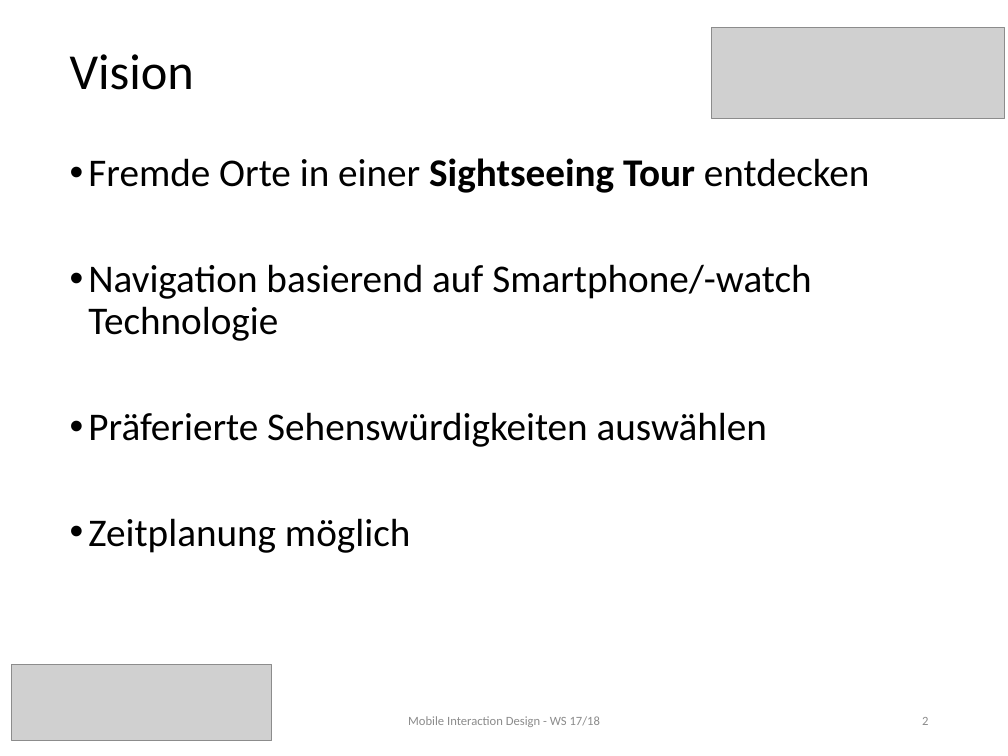
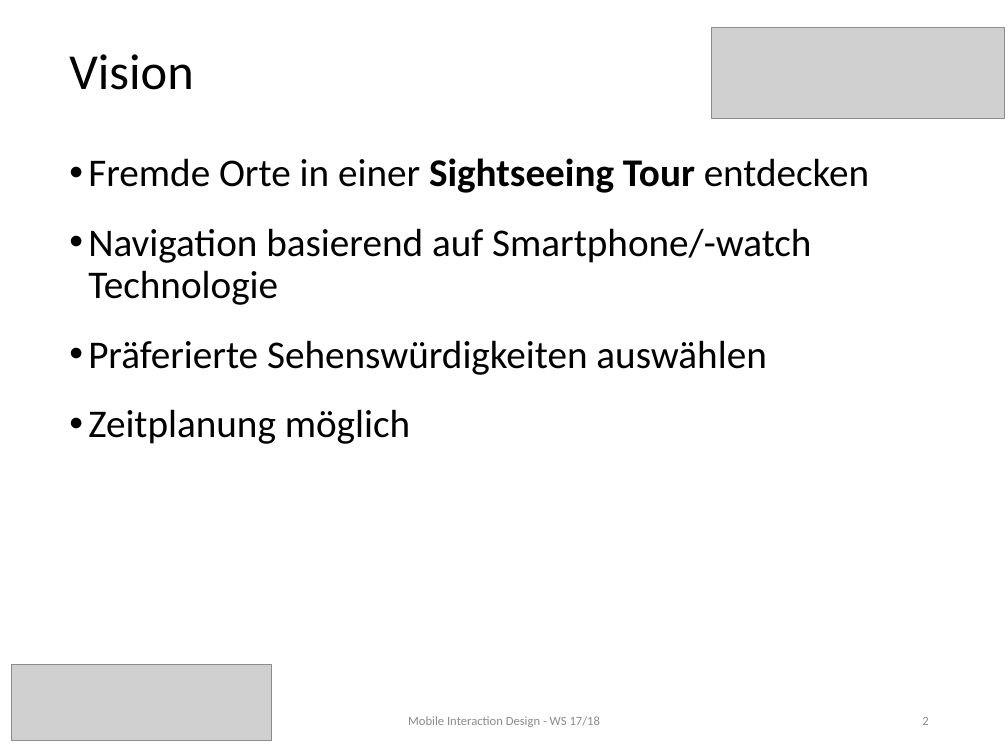
Before and after one commit to MIDw17group02/sightseeingApp, a slide deck: slide 2 of NiceTours Presentation.pptx. Drawn at 1008x756 pixels with LibreOffice and Linux fonts; fonts in the diff are those of the drawing; grey boxes stand for pictures. Boxes give left, top, right and bottom in pixels: in the first picture for what was removed or moved away, otherwise in the second. Text is boxed around its words. In the diff, an @@ line names an element or a change of style, - is before the commit and + after.

```diff
--- a/NiceTours Presentation.pptx
+++ b/NiceTours Presentation.pptx
@@ text "Fremde Orte in einer Sightseeing ..." at <box>88,158,869,444</box>: less space between paragraphs @@
@@ text "Mobile Interaction Design - WS ..." at <box>408,716,600,727</box>: text colour #8C8C8C to #8B8B8B @@
```
Also in this commit, not shown: 7 other slides changed, 3 slides added.
